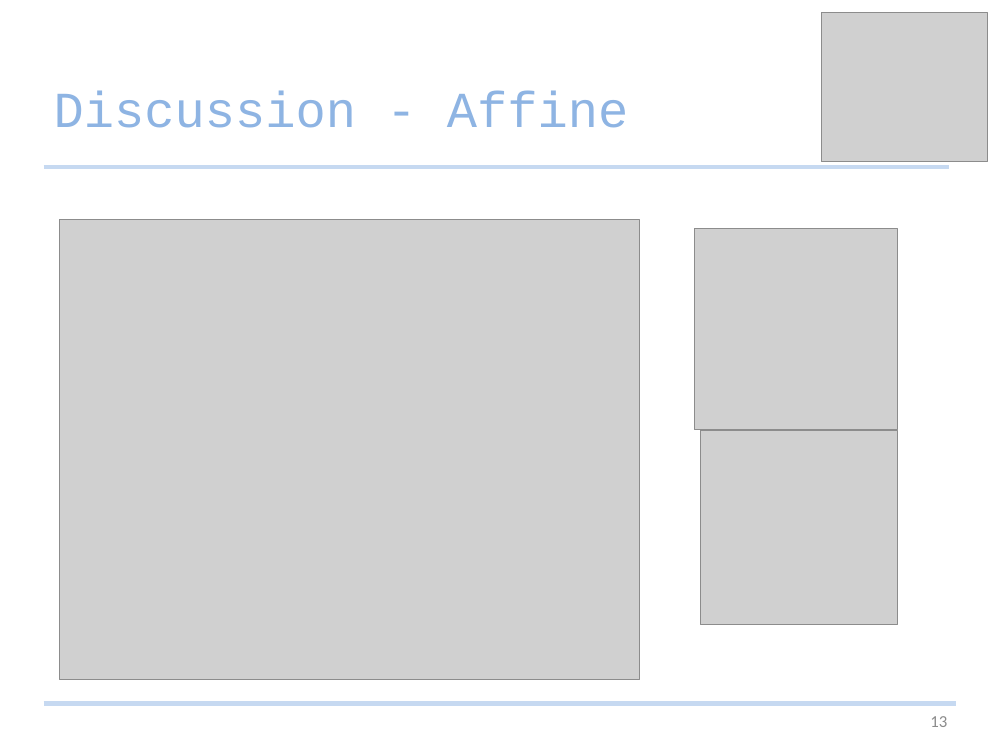
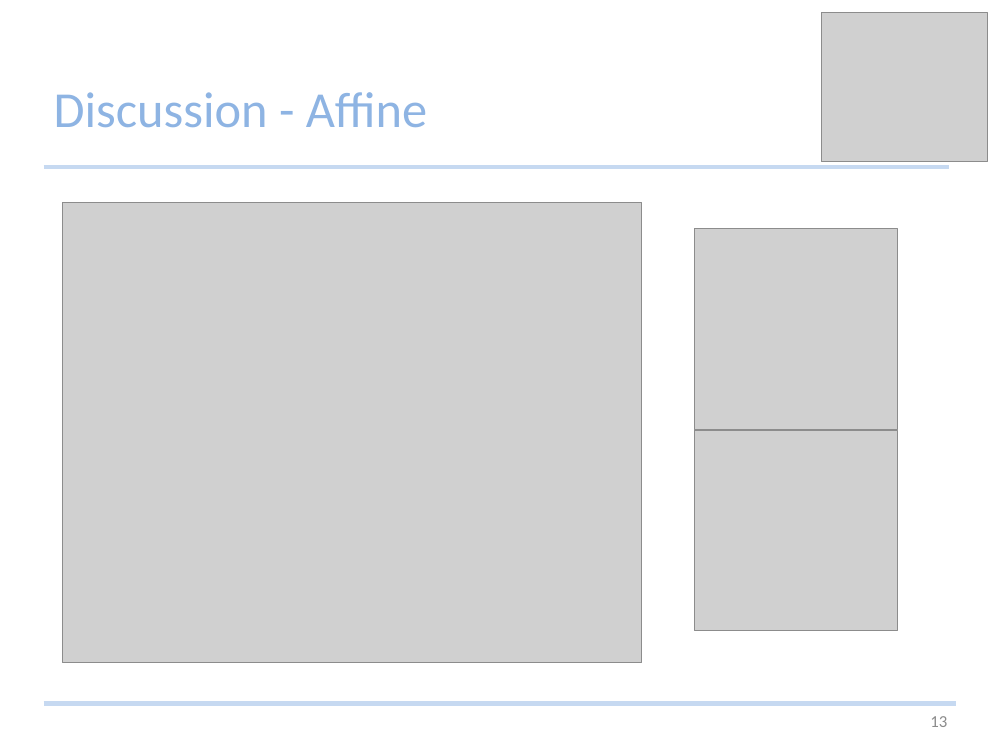
Before and after one commit to Studijacob/MIALab, a slide deck: slide 13 of wd/Documentation/MIALab presentation.pptx. Drawn at 1008x756 pixels with LibreOffice and Linux fonts; fonts in the diff are those of the drawing; grey boxes stand for pictures. Boxes give left, top, right and bottom in pixels: in the first picture for what was removed or moved away, otherwise in the second. Text is boxed around its words. In the diff, an @@ line names an element or a change of style, - is before the commit and + after.

Commit message:
change the font

```diff
--- a/wd/Documentation/MIALab presentation.pptx
+++ b/wd/Documentation/MIALab presentation.pptx
@@ title "Discussion - Affine" at (54,92,427,127): font Courier New to Calibri @@
@@ picture: place and size @@
-picture at (59,220,639,680)
+picture at (62,203,642,663)
@@ picture: place and size @@
-picture at (701,430,898,625)
+picture at (695,430,898,631)
```
Also in this commit, not shown: 4 other slides changed.
